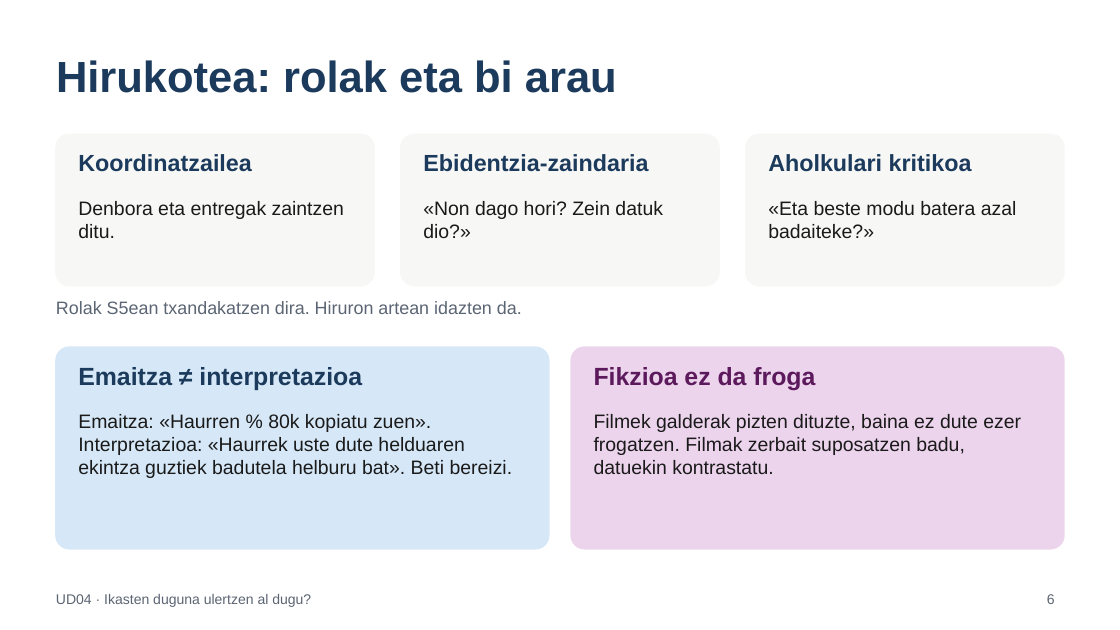
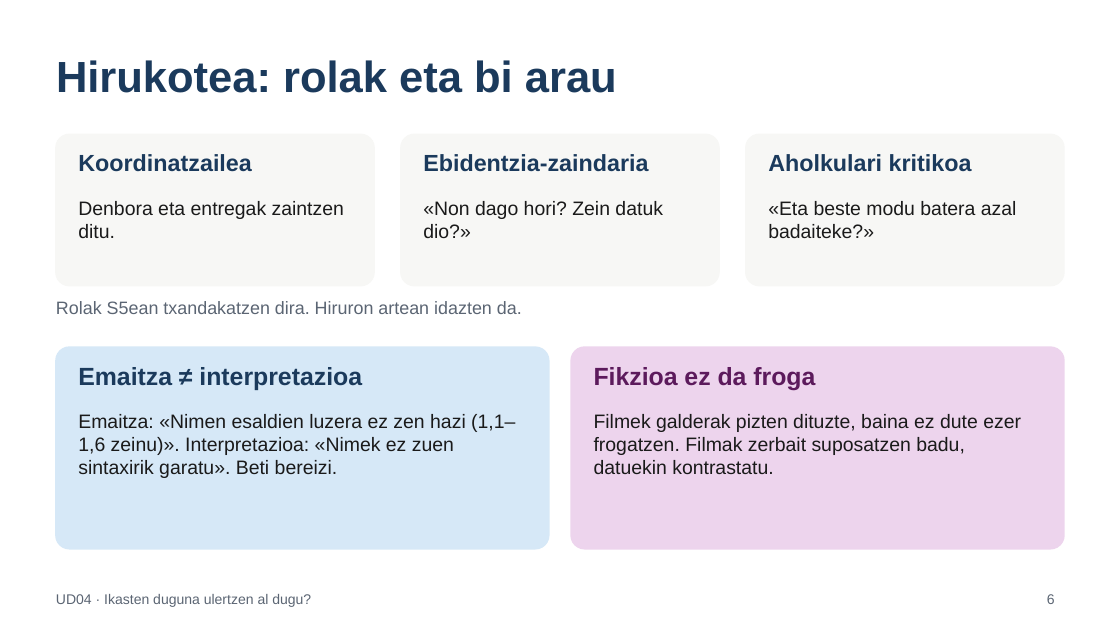
Before and after one commit to btx2-eus/psikologia-btx2, a slide deck: slide 6 of fitxak/UD04_ikerketa_aurkezpena.pptx. Drawn at 1120x630 pixels with LibreOffice and Linux fonts; fonts in the diff are those of the drawing. Boxes give left, top, right and bottom in pixels: in the first picture for what was removed or moved away, otherwise in the second. Text is boxed around its words. In the diff, an @@ line names an element or a change of style, - is before the commit and + after.

```diff
--- a/fitxak/UD04_ikerketa_aurkezpena.pptx
+++ b/fitxak/UD04_ikerketa_aurkezpena.pptx
@@ text at box(78, 414, 515, 478): text changed @@
-Emaitza: «Haurren % 80k kopiatu zuen». Interpretazioa: «Haurrek uste dute helduaren ekintza guztiek badutela helburu bat». Beti bereizi.
+Emaitza: «Nimen esaldien luzera ez zen hazi (1,1–1,6 zeinu)». Interpretazioa: «Nimek ez zuen sintaxirik garatu». Beti bereizi.
```
Also in this commit, not shown: 2 other files.
